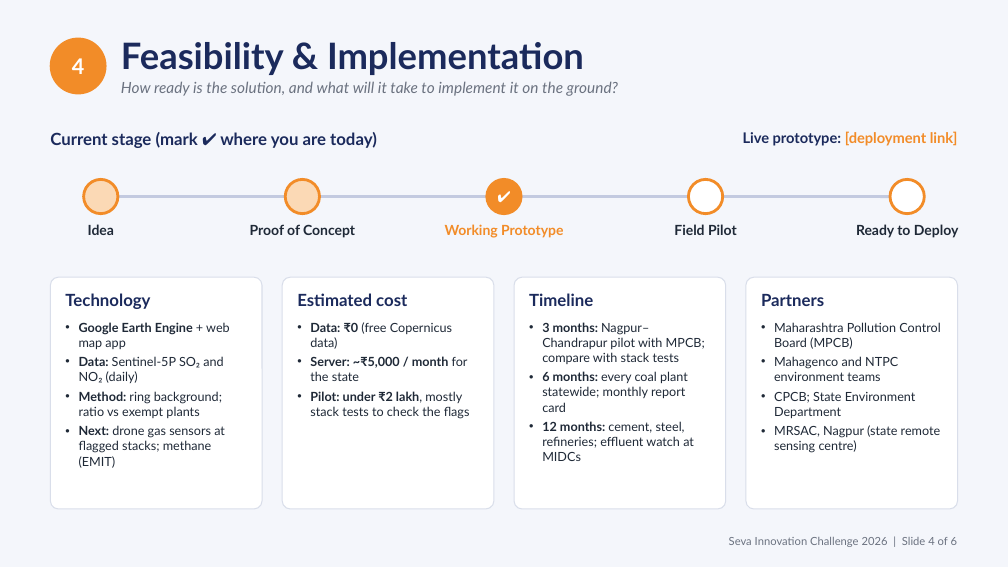
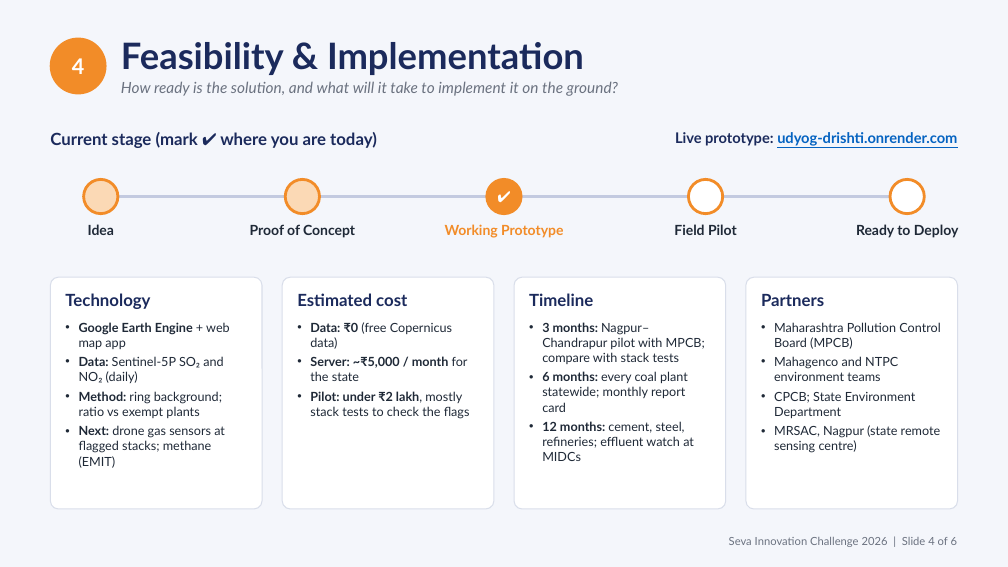
Before and after one commit to sujalappa/udyog-drishti, a slide deck: slide 4 of presentation/Udyog-drishti_AI_Seva_2026.pptx. Drawn at 1008x567 pixels with LibreOffice and Linux fonts; fonts in the diff are those of the drawing. Boxes give left, top, right and bottom in pixels: in the first picture for what was removed or moved away, otherwise in the second. Text is boxed around its words. In the diff, an @@ line names an element or a change of style, - is before the commit and + after.

```diff
--- a/presentation/Udyog-drishti_AI_Seva_2026.pptx
+++ b/presentation/Udyog-drishti_AI_Seva_2026.pptx
@@ text at (x1=675, y1=132, x2=957, y2=146): text changed; text colour #F28C28 to #0563C1 @@
-Live prototype: [deployment link]
+Live prototype: udyog-drishti.onrender.com
```
Also in this commit, not shown: 2 other slides changed, 5 other files.
